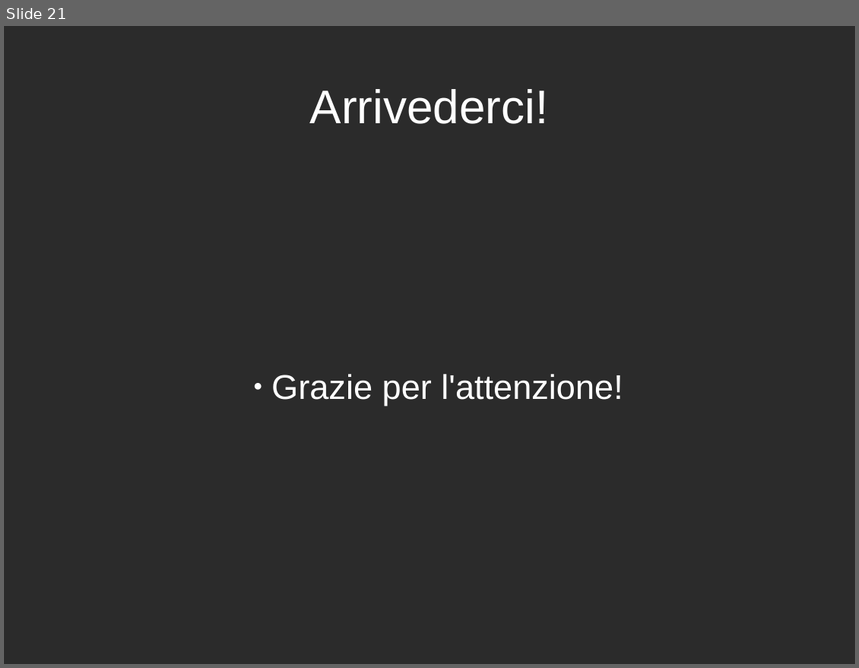
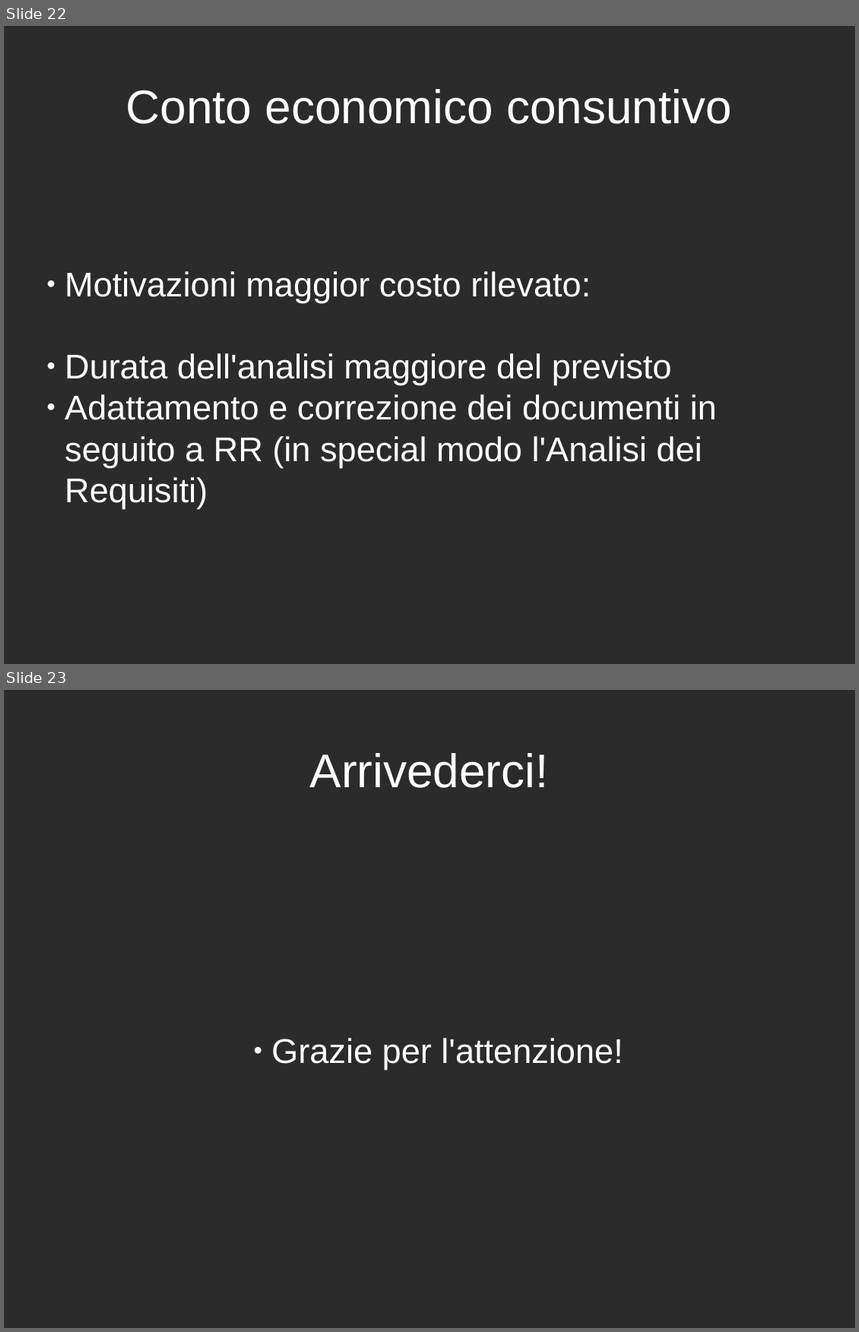
Before and after one commit to danybony/sigem, a slide deck: doc/RPP/presentazione.odp. Shown one above the other, each under a label of ours: slide 21 before the commit, slides 22 and 23 after it. The pictures are 859x668 and 859x1332 pixels, drawn with LibreOffice and Linux fonts; fonts in the diff are those of the drawing; background and template pictures are left out; a plain dark background stands for a picture behind light text. Boxes give left, top, right and bottom in pixels: in the first picture for what was removed or moved away, otherwise in the second. Text is boxed around its words. In the diff, an @@ line names an element or a change of style, - is before the commit and + after.

```diff
--- a/doc/RPP/presentazione.odp
+++ b/doc/RPP/presentazione.odp
@@ slide 22 added at [4, 26, 855, 664], background picture (left out) @@
@@ title added at [126, 89, 732, 124], 44 pt, text #FFFFFF @@
+Conto economico consuntivo
@@ subtitle added at [65, 271, 717, 509], 32 pt, text #FFFFFF @@
+● Motivazioni maggior costo rilevato:
+● Durata dell'analisi maggiore del previsto
+● Adattamento e correzione dei documenti in seguito a RR (in special modo l'Analisi dei Requisiti)
@@ what was slide 21 is now slide 23 @@
```
Also in this commit, not shown: 3 slides changed, 4 other slides added, 3 slides removed.
